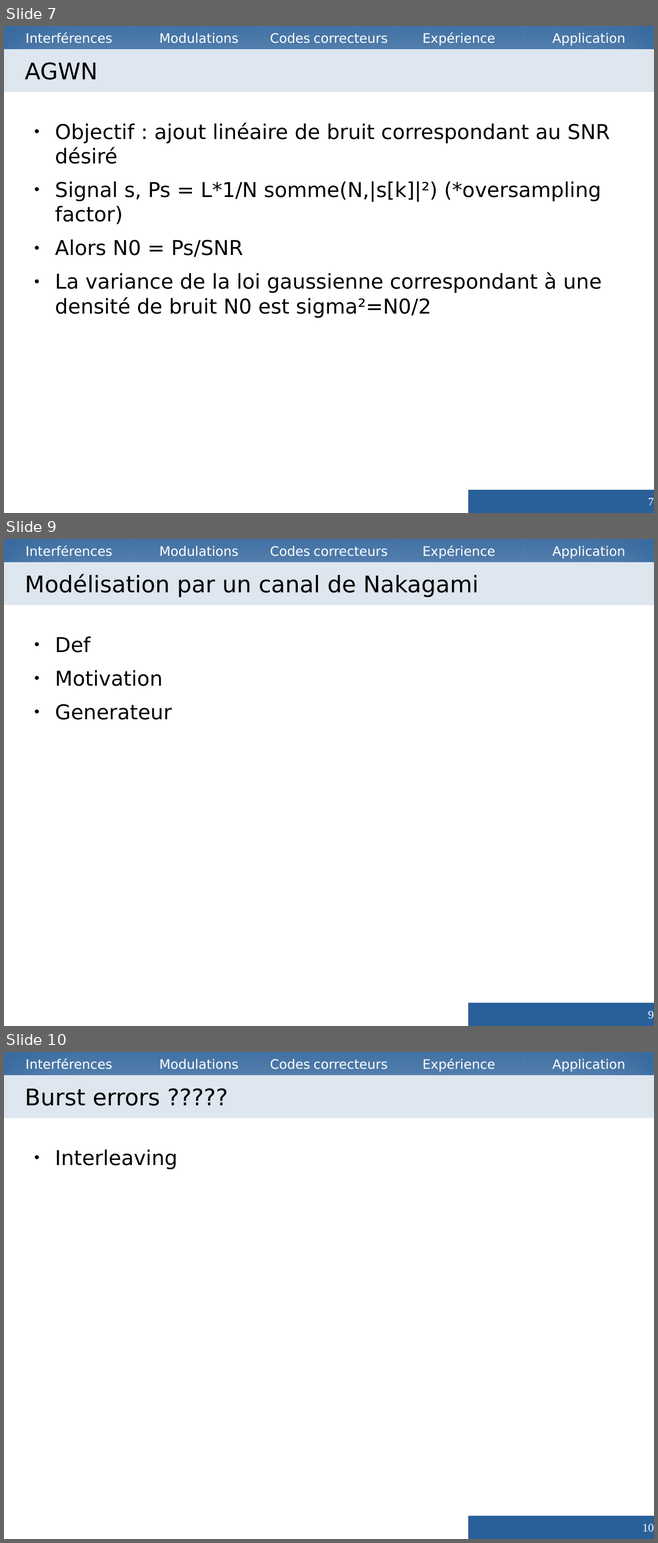
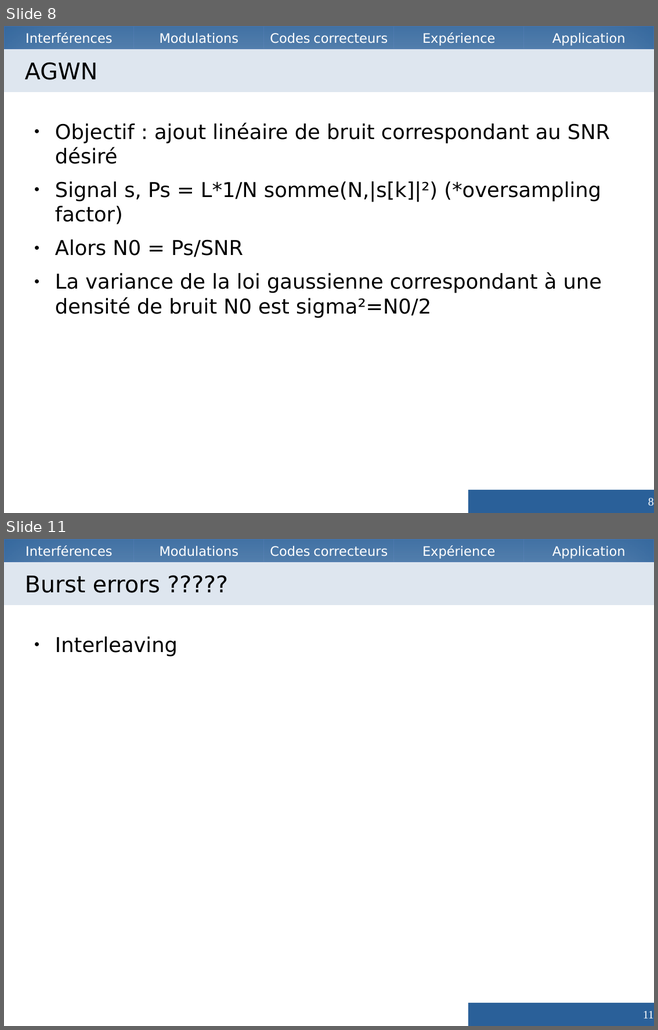
Before and after one commit to Vzrod/tipe, a slide deck: TIPE.odp. Shown one above the other, each under a label of ours: slides 7, 9 and 10 before the commit, slides 8 and 11 after it; the slides between them are not shown. The pictures are 658x1543 and 658x1030 pixels, drawn with LibreOffice and Linux fonts; fonts in the diff are those of the drawing. Boxes give left, top, right and bottom in pixels: in the first picture for what was removed or moved away, otherwise in the second. Text is boxed around its words. In the diff, an @@ line names an element or a change of style, - is before the commit and + after.

```diff
--- a/TIPE.odp
+++ b/TIPE.odp
@@ slide 9 removed at (4, 539, 654, 1026), background #FFFFFF; not listed: 5 template elements that a slide beside it also shows @@
@@ title removed at (4, 562, 654, 605) @@
-Modélisation par un canal de Nakagami
@@ text removed at (55, 636, 172, 720) @@
-● Def
-● Motivation
-● Generateur
@@ page number removed at (468, 1003, 654, 1026) @@
-9
@@ what was slide 7 is now slide 8 @@
@@ page number at (648, 498, 654, 506): text changed @@
-7
+8
@@ what was slide 10 is now slide 11 @@
@@ page number at (643, 1011, 654, 1019): text changed @@
-10
+11
```
Also in this commit, not shown: 6 slides added, 4 other slides removed, 4 other files.
